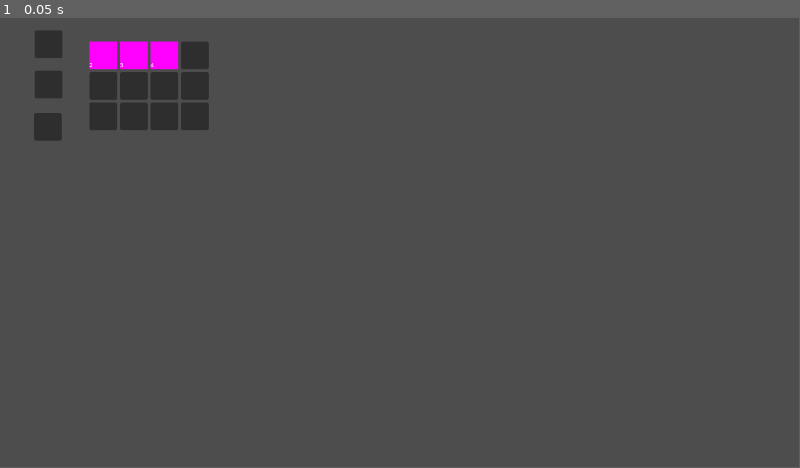
Above: before the commit, frame 1.
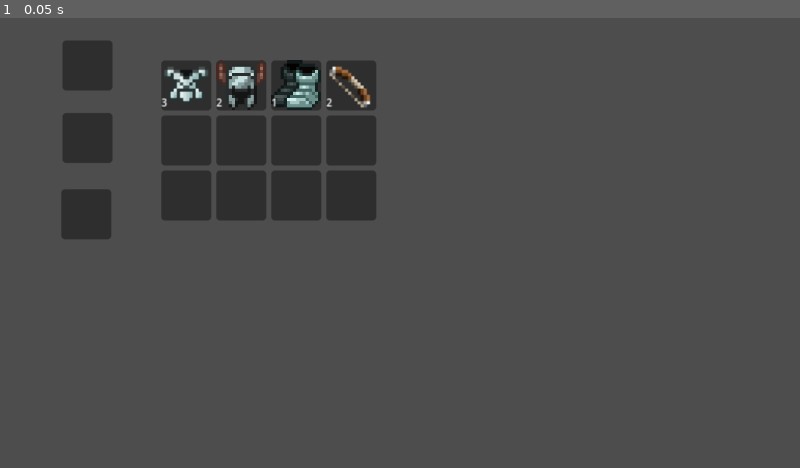
Above: after the commit, the same moment.

Repository: twiederk/ItemSystemAndInventory
Game: Godot game, scene res://test_scene.tscn
Two runs of this game, one before a commit and one after it. Both use one fixed random seed, a clock stepped at 60 frames per second and the inputs below.
Inputs:
- Up to frame 1 (0.05 s): no input
In our replay, the window is 799x449 before the commit and 800x450 after it. These sizes can differ from the game's own. Grey fills any space a smaller window leaves; there, only what the larger window draws over its background counts as a difference.

The runs differ from the first frame. In frame 1, 11% of the frame differs, in the area x 4-47%, y 2-50%.

Commit message:
PassiveSlot is working

Diff:
--- /dev/null
+++ b/Inventory.gd
@@ -0,0 +1,25 @@
+extends GridContainer
+
+
+func _ready():
+	add_item("0")
+	add_item("1")
+	add_item("2")
+	add_item("3")
+
+
+func add_item(ID = "0"):
+	var item_texture = load("res://assets/" + ItemData.get_texture(ID))
+	var item_slot_type = ItemData.get_slot_type(ID)
+	var item_ATK = ItemData.get_ATK(ID)
+
+	var item_data = {"TEXTURE": item_texture,
+					 "ATK": item_ATK,
+					 "SLOT_TYPE": item_slot_type}
+
+	var index = 0
+	for i in get_children():
+		if i.filled == false:
+			index = i.get_index()
+			break
+	get_child(index).set_property(item_data)
--- /dev/null
+++ b/autoload/database.gd
@@ -0,0 +1,22 @@
+extends Node
+
+
+var content: Dictionary
+
+
+func _ready():
+	var file = FileAccess.open("res://autoload/database.json",FileAccess.READ)
+	content = JSON.parse_string(file.get_as_text())
+	file.close()
+
+
+func get_texture(ID = "0"):
+	return content[ID]["texture"]
+
+
+func get_ATK(ID = "0"):
+	return content[ID]["ATK"]
+
+
+func get_slot_type(ID = "0"):
+	return content[ID]["slot_type"]
--- a/project.godot
+++ b/project.godot
@@ -15,6 +15,18 @@
 config/features=PackedStringArray("4.2", "GL Compatibility")
 config/icon="res://icon.svg"
 
+[autoload]
+
+ItemData="*res://autoload/database.gd"
+
+[display]
+
+window/size/viewport_width=640
+window/size/viewport_height=360
+window/size/window_width_override=1152
+window/size/window_height_override=648
+window/stretch/mode="canvas_items"
+
 [rendering]
 
 renderer/rendering_method="gl_compatibility"
--- a/slot.gd
+++ b/slot.gd
@@ -4,6 +4,8 @@
 @onready var texture_rect = $TextureRect
 
 @export_enum("NONE:0", "HEAD:1", "BODY:2", "LEG:3", "ACTIVE:4") var slot_type: int
+
+var filled: bool = false
 
 
 func _get_drag_data(at_position):
@@ -33,5 +35,15 @@
 
 	return preview
 
+
 func get_ATK():
 	return texture_rect.ATK
+
+
+func set_property(data):
+	texture_rect.property = data
+
+	if data["TEXTURE"] == null:
+		filled = false
+	else:
+		filled = true
--- a/test_scene.tscn
+++ b/test_scene.tscn
@@ -1,14 +1,9 @@
-[gd_scene load_steps=7 format=3 uid="uid://mjo6yj8aeq3n"]
+[gd_scene load_steps=5 format=3 uid="uid://mjo6yj8aeq3n"]
 
+[ext_resource type="Script" path="res://Inventory.gd" id="1_53w7k"]
 [ext_resource type="PackedScene" uid="uid://dsqbijpge5day" path="res://slot.tscn" id="1_62tsn"]
 [ext_resource type="PackedScene" uid="uid://3o5vas75u07g" path="res://passive_slot.tscn" id="2_nehys"]
 [ext_resource type="Script" path="res://Character.gd" id="2_vbphl"]
-
-[sub_resource type="PlaceholderTexture2D" id="PlaceholderTexture2D_tdhx2"]
-
-[sub_resource type="PlaceholderTexture2D" id="PlaceholderTexture2D_w3fbf"]
-
-[sub_resource type="PlaceholderTexture2D" id="PlaceholderTexture2D_bp6ed"]
 
 [node name="TestScene" type="Node2D"]
 position = Vector2(129, 34)
@@ -24,30 +19,16 @@
 offset_right = 40.0
 offset_bottom = 40.0
 columns = 4
+script = ExtResource("1_53w7k")
 
 [node name="slot1" parent="UI/Inventory" instance=ExtResource("1_62tsn")]
 layout_mode = 2
 
-[node name="TextureRect" parent="UI/Inventory/slot1" index="0"]
-texture = SubResource("PlaceholderTexture2D_tdhx2")
-slot_type = 1
-ATK = 2
-
 [node name="slot2" parent="UI/Inventory" instance=ExtResource("1_62tsn")]
 layout_mode = 2
 
-[node name="TextureRect" parent="UI/Inventory/slot2" index="0"]
-texture = SubResource("PlaceholderTexture2D_w3fbf")
-slot_type = 2
-ATK = 3
-
 [node name="slot3" parent="UI/Inventory" instance=ExtResource("1_62tsn")]
 layout_mode = 2
-
-[node name="TextureRect" parent="UI/Inventory/slot3" index="0"]
-texture = SubResource("PlaceholderTexture2D_bp6ed")
-slot_type = 3
-ATK = 4
 
 [node name="slot4" parent="UI/Inventory" instance=ExtResource("1_62tsn")]
 layout_mode = 2
@@ -113,7 +94,3 @@
 offset_top = -24.0
 offset_right = -83.0
 offset_bottom = -1.0
-
-[editable path="UI/Inventory/slot1"]
-[editable path="UI/Inventory/slot2"]
-[editable path="UI/Inventory/slot3"]
